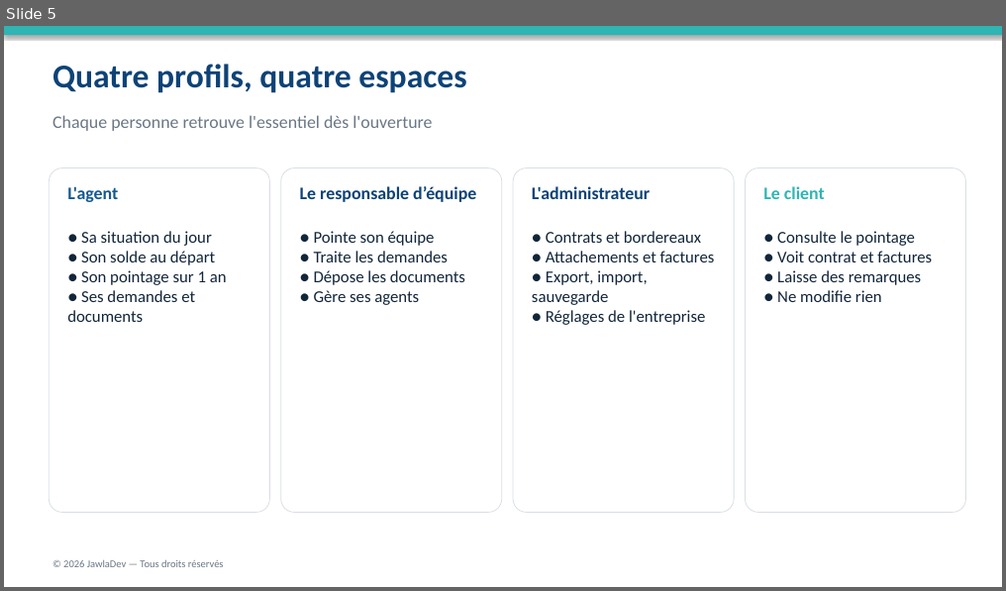
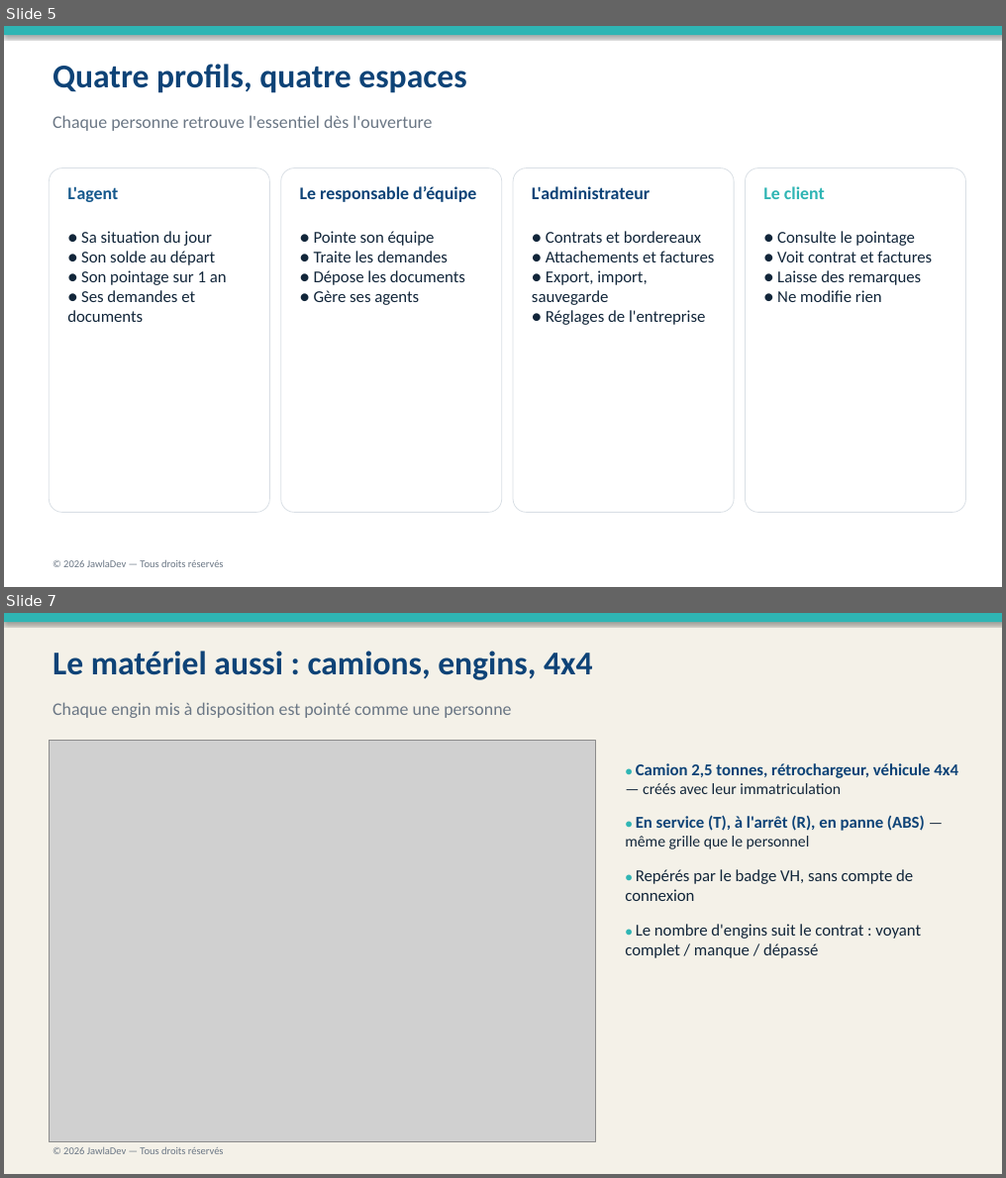
Before and after one commit to rayanem-dev/pointage-app, a slide deck: Kit-Sijil/Sijil-Presentation.pptx. Shown one above the other, each under a label of ours: slide 5 before the commit, slides 5 and 7 after it; the slides between them are not shown. The pictures are 1006x591 and 1006x1178 pixels, drawn with LibreOffice and Linux fonts; fonts in the diff are those of the drawing; grey boxes stand for pictures. Boxes give left, top, right and bottom in pixels: in the first picture for what was removed or moved away, otherwise in the second. Text is boxed around its words. In the diff, an @@ line names an element or a change of style, - is before the commit and + after.

```diff
--- a/Kit-Sijil/Sijil-Presentation.pptx
+++ b/Kit-Sijil/Sijil-Presentation.pptx
@@ slide 7 added at <box>4,613,1002,1174</box>, background #FFFFFF @@
@@ rectangle added at <box>4,613,1002,1174</box>, fill #F4F1E8 @@
@@ rectangle added at <box>4,613,1002,622</box>, fill #2FB5B4 @@
@@ text added at <box>53,651,592,680</box>, 32 pt, text #0E4377, bold @@
+Le matériel aussi : camions, engins, 4x4
@@ text added at <box>53,702,511,718</box>, 17 pt, text #6B7785 @@
+Chaque engin mis à disposition est pointé comme une personne
@@ picture added at <box>49,741,595,1143</box> @@
@@ text added at <box>625,763,958,959</box>, 16 pt, text #12263A @@
+● Camion 2,5 tonnes, rétrochargeur, véhicule 4x4 — créés avec leur immatriculation
+● En service (T), à l'arrêt (R), en panne (ABS) — même grille que le personnel
+● Repérés par le badge VH, sans compte de connexion
+● Le nombre d'engins suit le contrat : voyant complet / manque / dépassé
@@ text added at <box>63,1148,224,1155</box>, 10 pt, text #6B7785 @@
+© 2026 JawlaDev — Tous droits réservés
```
Also in this commit, not shown: 2 slides changed, 1 other slide added, 17 other files.
